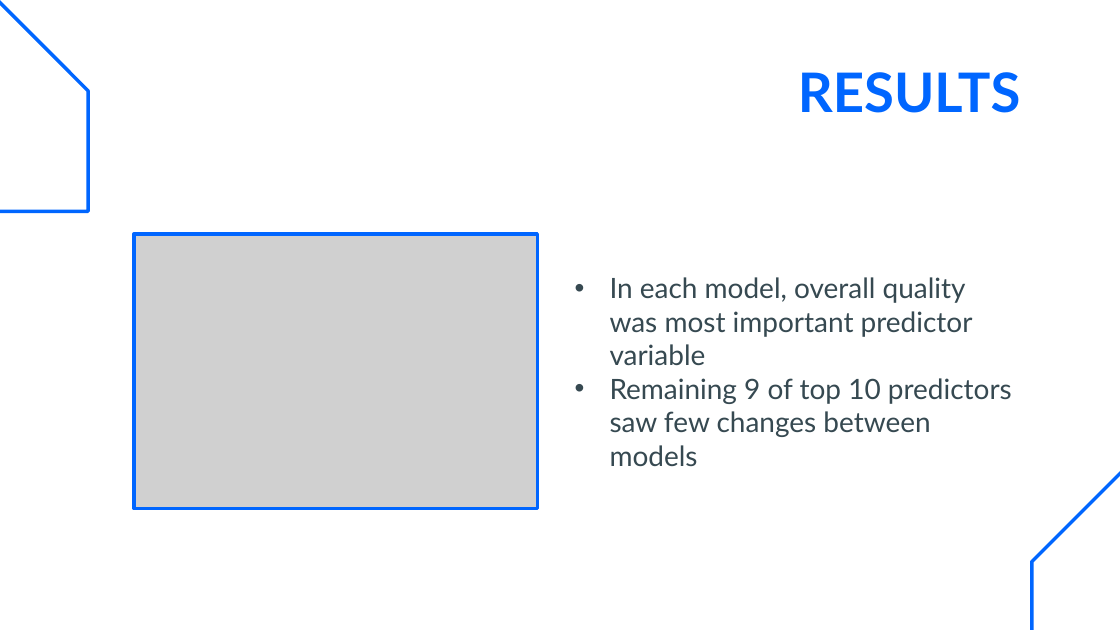
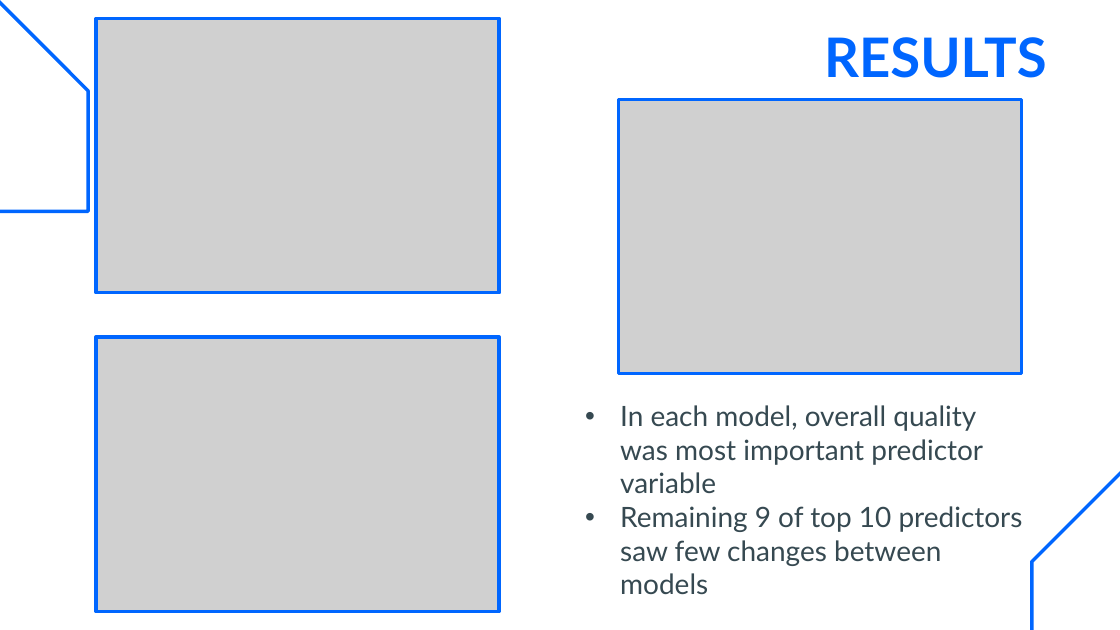
Before and after one commit to simrankota/comp4442_finalproject, a slide deck: slide 11 of Slides Pretty.pptx. Drawn at 1120x630 pixels with LibreOffice and Linux fonts; fonts in the diff are those of the drawing; grey boxes stand for pictures. Boxes give left, top, right and bottom in pixels: in the first picture for what was removed or moved away, otherwise in the second. Text is boxed around its words. In the diff, an @@ line names an element or a change of style, - is before the commit and + after.

```diff
--- a/Slides Pretty.pptx
+++ b/Slides Pretty.pptx
@@ picture added at box(96, 18, 498, 292) @@
@@ rectangle added at box(96, 18, 500, 292), outline #0066FF 2.25 pt @@
@@ title "RESULTS": place and size @@
-title "RESULTS" at box(798, 72, 1020, 113)
+title "RESULTS" at box(824, 37, 1046, 78)
@@ rectangle added at box(618, 100, 1021, 374), outline #0066FF 2.25 pt @@
@@ picture added at box(619, 100, 1021, 374) @@
@@ picture removed at box(134, 234, 538, 508) @@
@@ rectangle: place and size @@
-rectangle at box(134, 234, 538, 508)
+rectangle at box(96, 337, 500, 612)
@@ picture added at box(96, 337, 498, 612) @@
@@ subtitle "In each model, overall quality ...": place and size @@
-subtitle "In each model, overall quality ..." at box(610, 277, 1012, 466)
+subtitle "In each model, overall quality ..." at box(620, 405, 1023, 594)
```
Also in this commit, not shown: 2 other slides changed, 1 other file.
